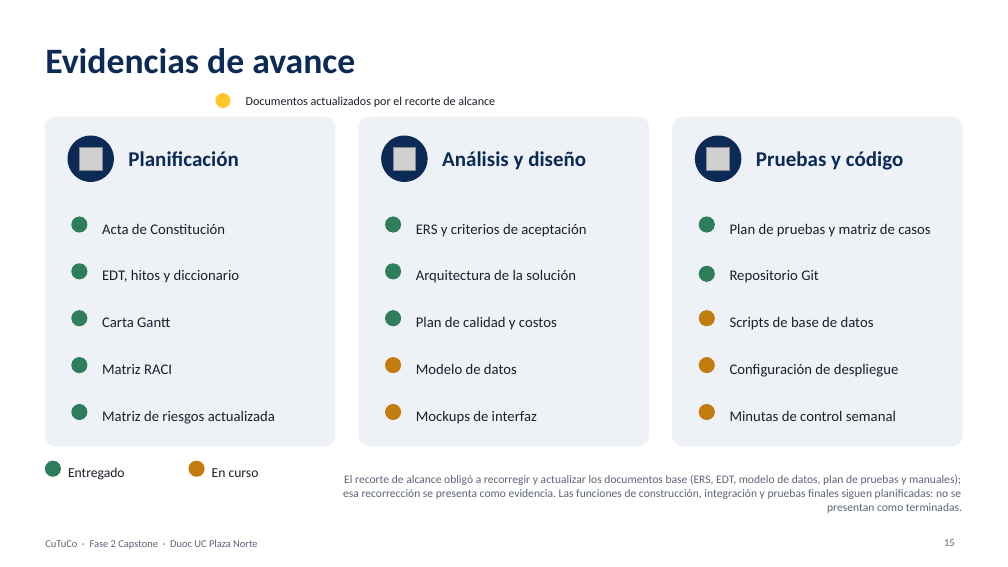
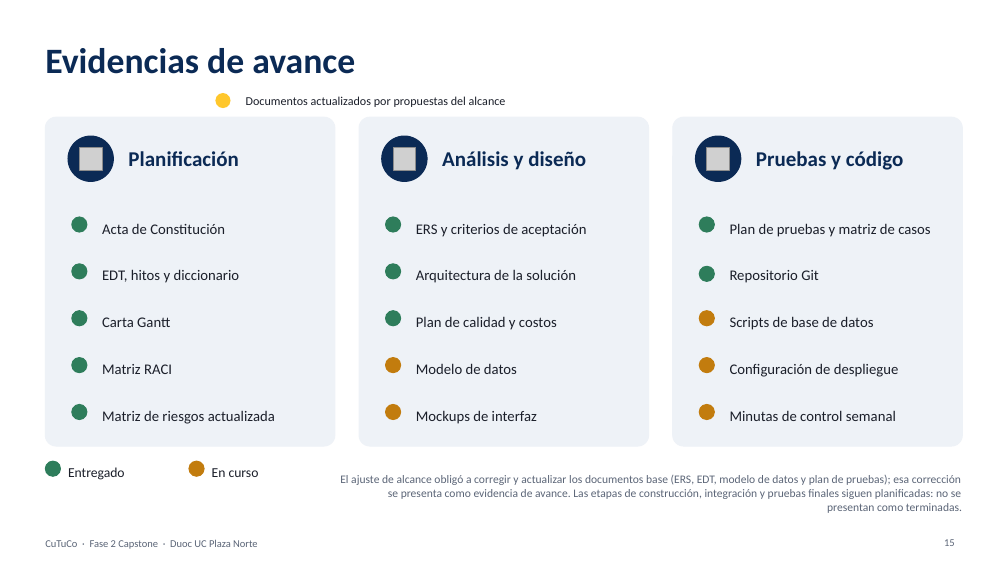
Before and after one commit to VichRo2005/cultiva_tu_compra, a slide deck: slide 15 of Fase 2/Evidencias Proyecto/Presentación Proyecto/CuTuCo Fase2.pptx. Drawn at 1008x567 pixels with LibreOffice and Linux fonts; fonts in the diff are those of the drawing; grey boxes stand for pictures; background and template pictures are left out. Boxes give left, top, right and bottom in pixels: in the first picture for what was removed or moved away, otherwise in the second. Text is boxed around its words. In the diff, an @@ line names an element or a change of style, - is before the commit and + after.

```diff
--- a/Fase 2/Evidencias Proyecto/Presentación Proyecto/CuTuCo Fase2.pptx
+++ b/Fase 2/Evidencias Proyecto/Presentación Proyecto/CuTuCo Fase2.pptx
@@ text at (x1=246, y1=96, x2=506, y2=107): text changed @@
-Documentos actualizados por el recorte de alcance
+Documentos actualizados por propuestas del alcance
@@ text at (x1=340, y1=475, x2=962, y2=513): text changed @@
-El recorte de alcance obligó a recorregir y actualizar los documentos base (ERS, EDT, modelo de datos, plan de pruebas y manuales); esa recorrección se presenta como evidencia. Las funciones de construcción, integración y pruebas finales siguen planificadas: no se presentan como terminadas.
+El ajuste de alcance obligó a corregir y actualizar los documentos base (ERS, EDT, modelo de datos y plan de pruebas); esa corrección se presenta como evidencia de avance. Las etapas de construcción, integración y pruebas finales siguen planificadas: no se presentan como terminadas.
```
Also in this commit, not shown: 16 other slides changed, 12 other files.
